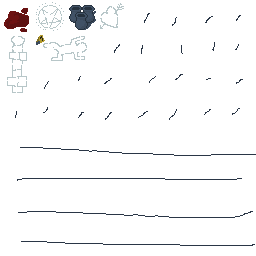
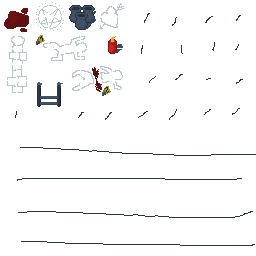
Two versions of the same layered image (256x256). Layer-by-layer changes:
painted on "Laag 1" over (x1=37, y1=36, x2=123, y2=113)
